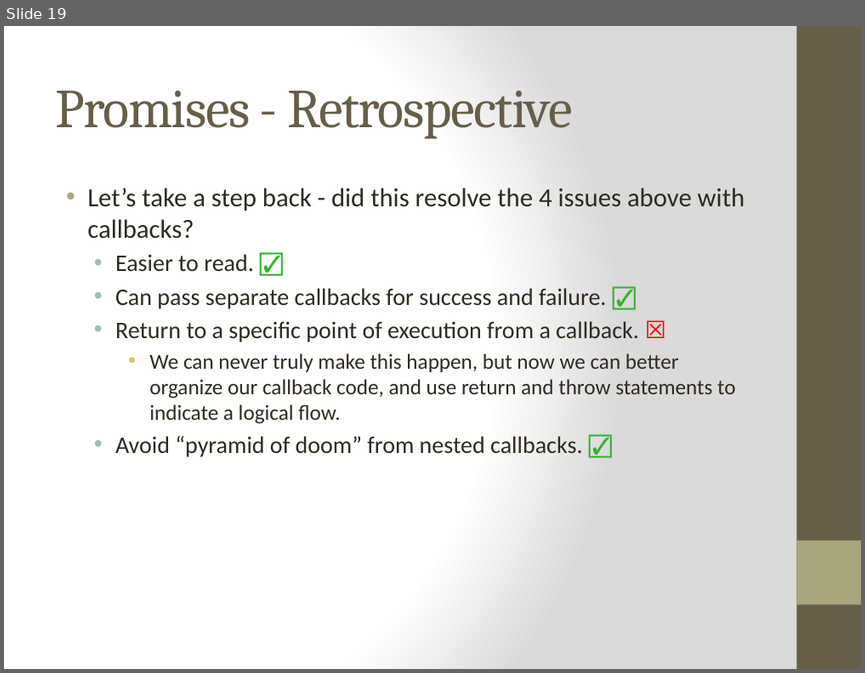
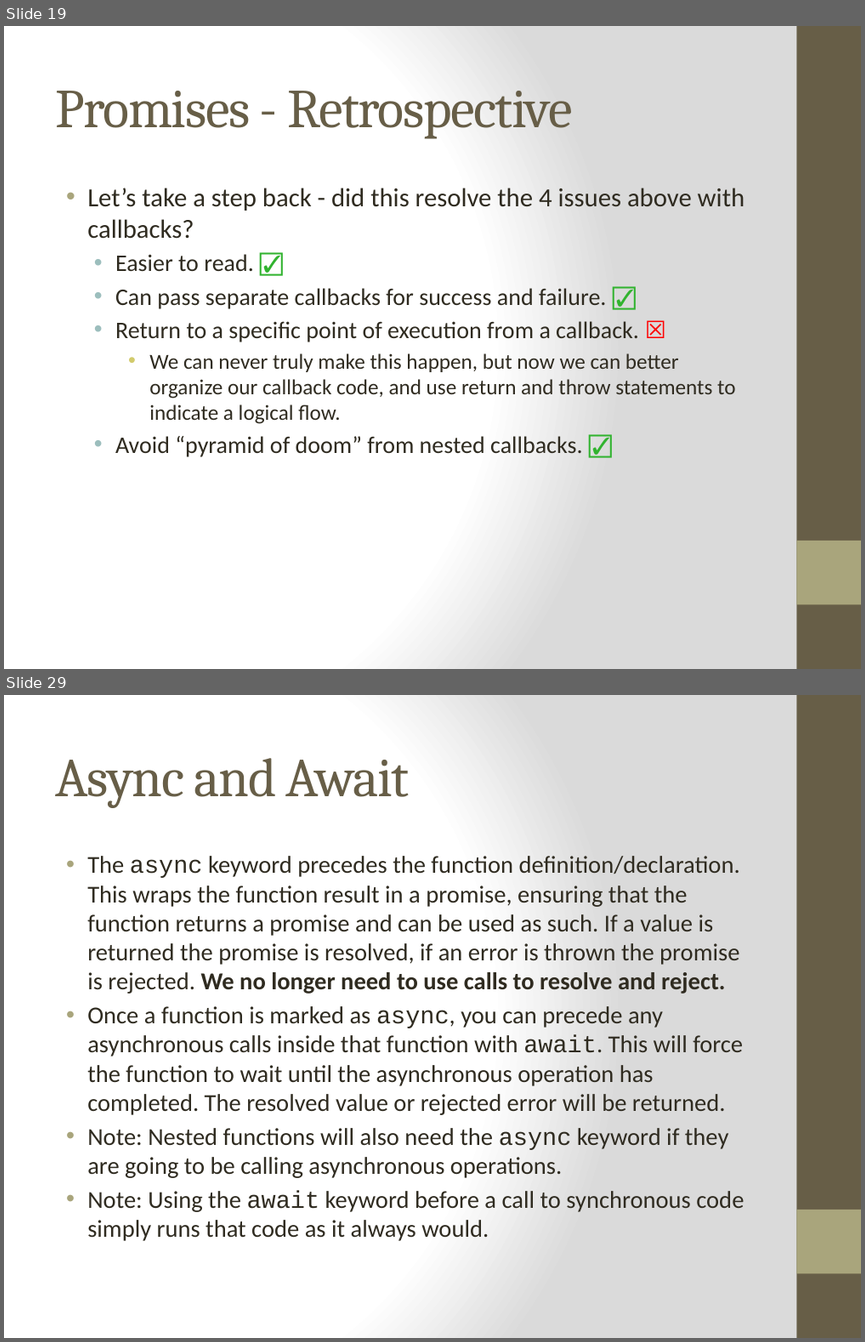
Before and after one commit to cheryly279/AsyncDiscussion, a slide deck: Async_Discussion_9_29_15.pptx. Shown one above the other, each under a label of ours: slide 19 before the commit, slides 19 and 29 after it; the slides between them are not shown. The pictures are 865x673 and 865x1342 pixels, drawn with LibreOffice and Linux fonts; fonts in the diff are those of the drawing. Boxes give left, top, right and bottom in pixels: in the first picture for what was removed or moved away, otherwise in the second. Text is boxed around its words. In the diff, an @@ line names an element or a change of style, - is before the commit and + after.

```diff
--- a/Async_Discussion_9_29_15.pptx
+++ b/Async_Discussion_9_29_15.pptx
@@ slide 29 added at [4,695,861,1338], background gradient #FFFFFF to #DADADA; not listed: 2 template elements that a slide beside it also shows @@
@@ title added at [55,758,409,808], 46 pt, text #675E47 @@
+Async and Await
@@ text added at [87,856,744,1241], 20.4 pt, text #2F2B20 @@
+• The async keyword precedes the function definition/declaration. This wraps the function result in a promise, ensuring that the function returns a promise and can be used as such. If a value is returned the promise is resolved, if an error is thrown the promise is rejected. We no longer need to use calls to resolve and reject.
+• Once a function is marked as async, you can precede any asynchronous calls inside that function with await. This will force the function to wait until the asynchronous operation has completed. The resolved value or rejected error will be returned.
+• Note: Nested functions will also need the async keyword if they are going to be calling asynchronous operations.
+• Note: Using the await keyword before a call to synchronous code simply runs that code as it always would.
```
Also in this commit, not shown: 2 slides changed, 11 other slides added.
